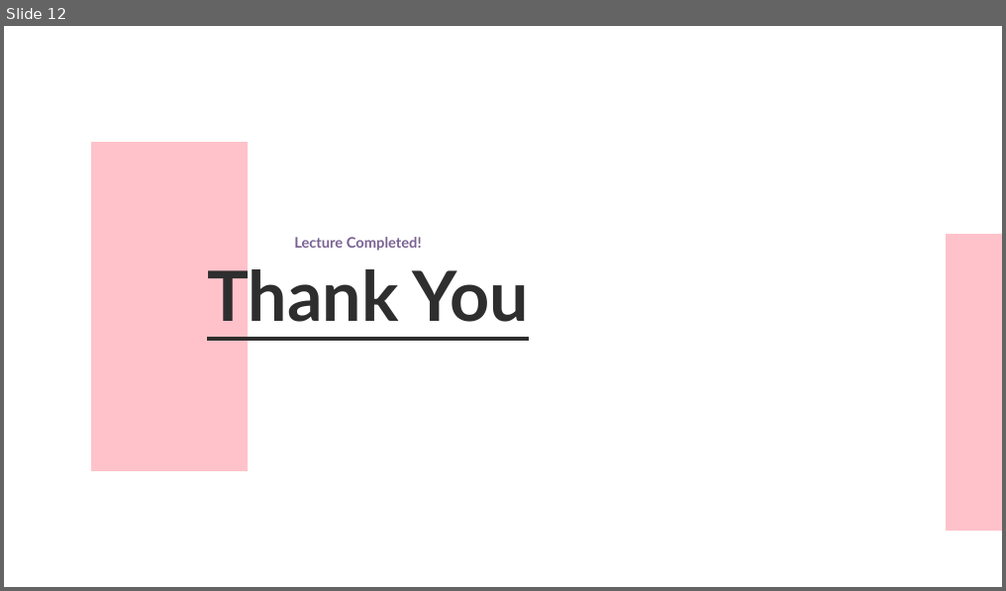
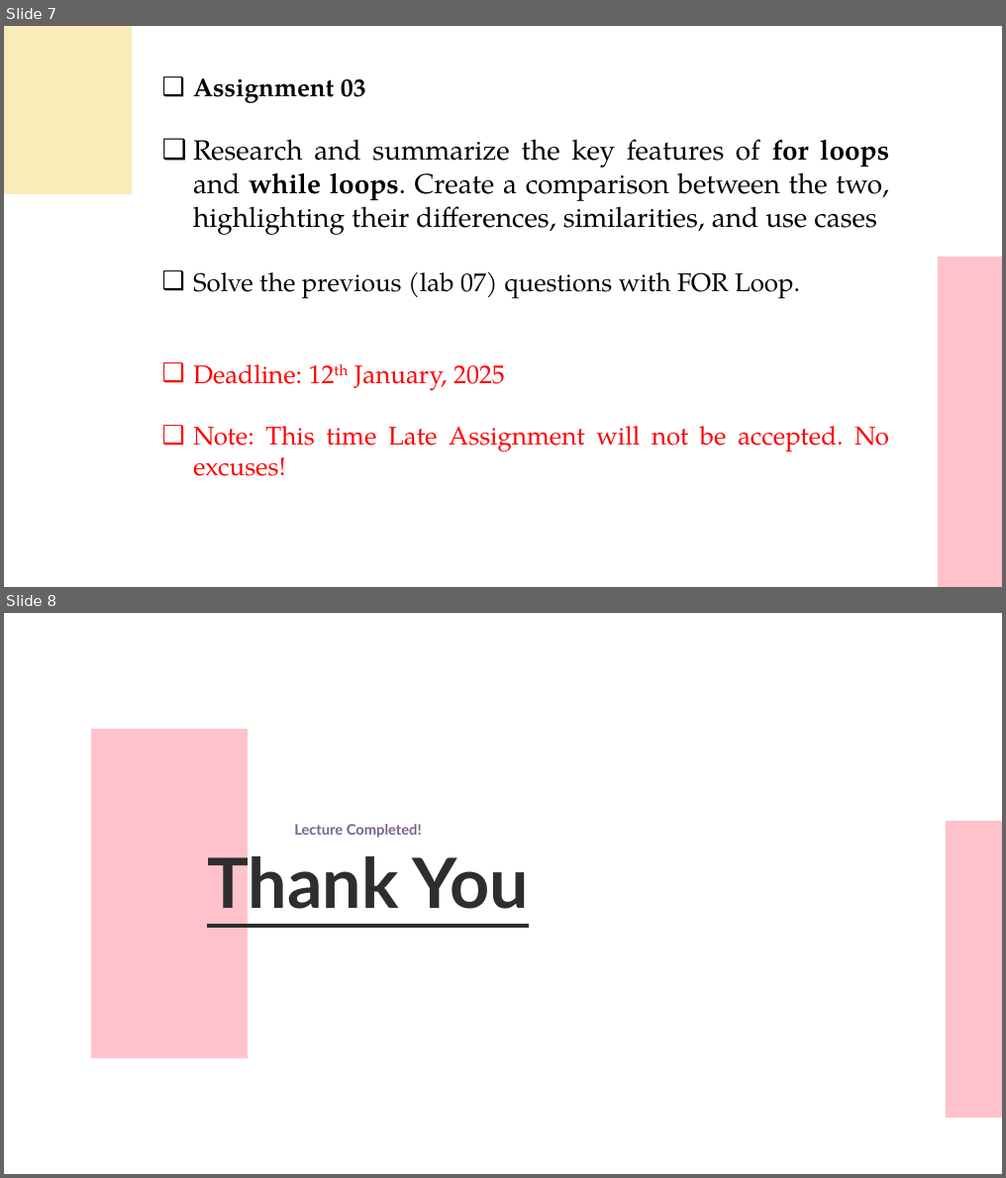
Before and after one commit to UKhayam/Programming-Fundamentals, a slide deck: PF-Lecture-5.pptx. Shown one above the other, each under a label of ours: slide 12 before the commit, slides 7 and 8 after it. The pictures are 1006x591 and 1006x1178 pixels, drawn with LibreOffice and Linux fonts; fonts in the diff are those of the drawing. Boxes give left, top, right and bottom in pixels: in the first picture for what was removed or moved away, otherwise in the second. Text is boxed around its words. In the diff, an @@ line names an element or a change of style, - is before the commit and + after.

```diff
--- a/PF-Lecture-5.pptx
+++ b/PF-Lecture-5.pptx
@@ slide 7 added at bbox=[4, 26, 1002, 587], background #FFFFFF @@
@@ freeform shape added at bbox=[4, 26, 132, 194], fill #F9ECB8 @@
@@ text added at bbox=[193, 78, 889, 476], 40 pt, text #000000 @@
+❑ Assignment 03
+❑ Research and summarize the key features of for loops and while loops. Create a comparison between the two, highlighting their differences, similarities, and use cases
+❑ Solve the previous (lab 07) questions with FOR Loop.
+❑ Deadline: 12th January, 2025
+❑ Note: This time Late Assignment will not be accepted. No excuses!
@@ freeform shape added at bbox=[938, 257, 1002, 587], fill #FFC2CA @@
@@ what was slide 12 is now slide 8 @@
```
Also in this commit, not shown: 3 slides changed, 3 other slides added, 8 slides removed, 7 other files.
